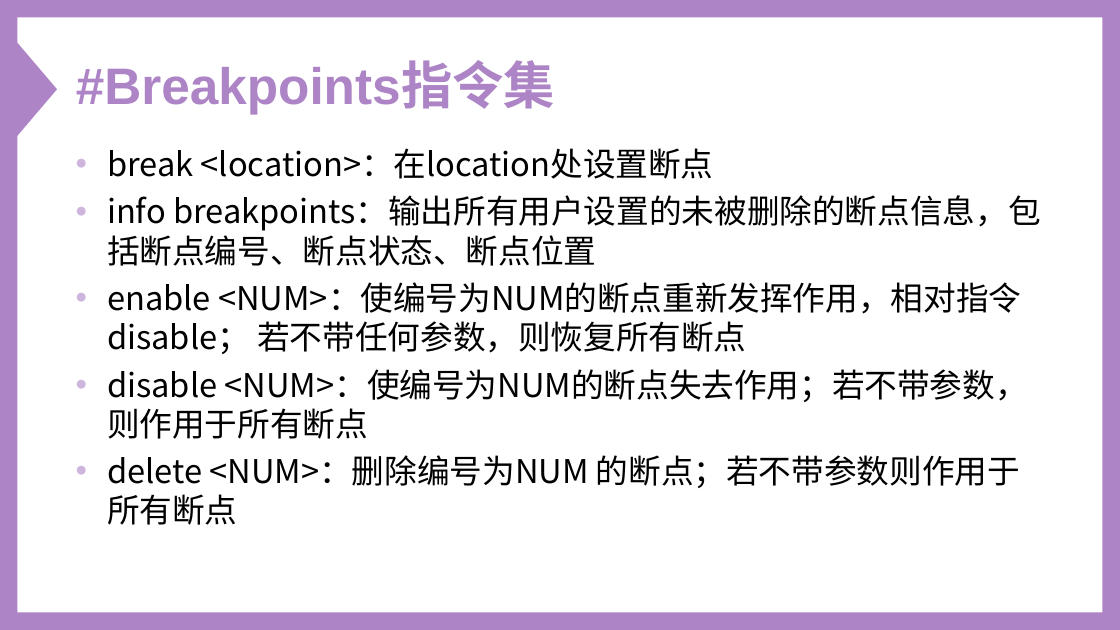
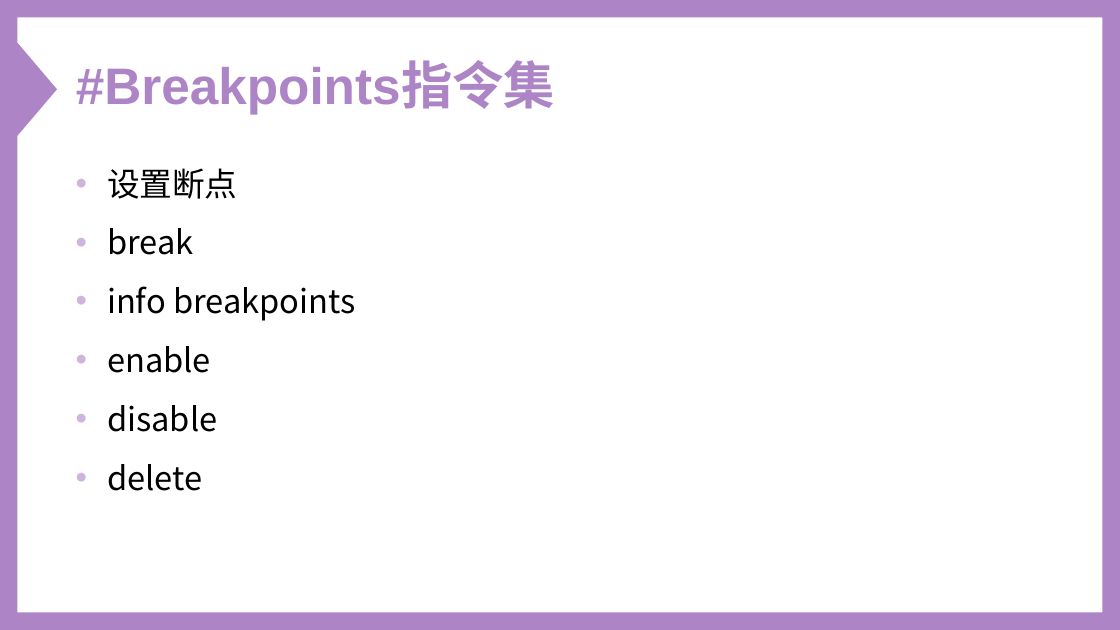
Before and after one commit to Oxer11/Y86, a slide deck: slide 10 of doc/Y-86 Simulator.ppt. Drawn at 1120x630 pixels with LibreOffice and Linux fonts; fonts in the diff are those of the drawing. Boxes give left, top, right and bottom in pixels: in the first picture for what was removed or moved away, otherwise in the second. Text is boxed around its words. In the diff, an @@ line names an element or a change of style, - is before the commit and + after.

```diff
--- a/doc/Y-86 Simulator.ppt
+++ b/doc/Y-86 Simulator.ppt
@@ freeform shape at [0, 0, 1119, 630]: outline redrawn @@
@@ text at [107, 168, 355, 491]: text changed @@
-• break <location>：在location处设置断点
-• info breakpoints：输出所有用户设置的未被删除的断点信息，包括断点编号、断点状态、断点位置
-• enable <NUM>：使编号为NUM的断点重新发挥作用，相对指令disable； 若不带任何参数，则恢复所有断点
-• disable <NUM>：使编号为NUM的断点失去作用；若不带参数，则作用于所有断点
-• delete <NUM>：删除编号为NUM 的断点；若不带参数则作用于所有断点
+• 设置断点
+• break
+• info breakpoints
+• enable
+• disable
+• delete
```
Also in this commit, not shown: 23 other slides changed, 1 slide added, 2 slides removed, 4 other files.
